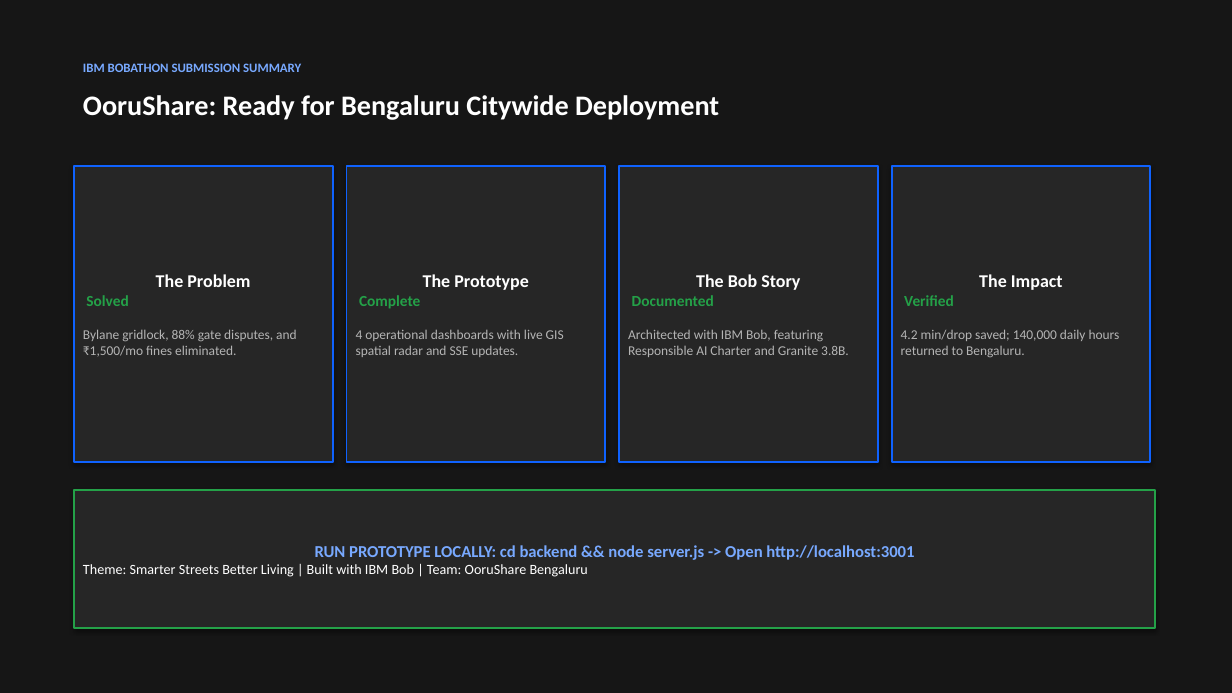
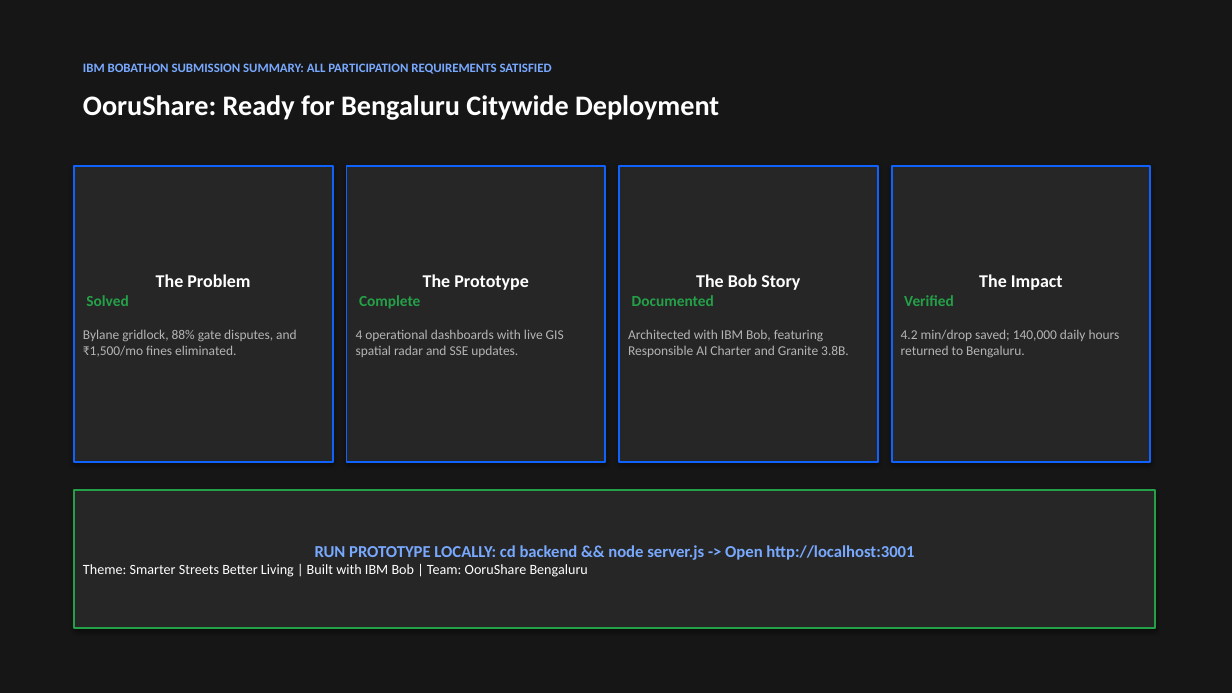
Before and after one commit to PankajKumar2804/oorushare, a slide deck: slide 10 of OoruShare_IBM_Bobathon_Theme1_Submission.pptx. Drawn at 1232x693 pixels with LibreOffice and Linux fonts; fonts in the diff are those of the drawing. Boxes give left, top, right and bottom in pixels: in the first picture for what was removed or moved away, otherwise in the second. Text is boxed around its words. In the diff, an @@ line names an element or a change of style, - is before the commit and + after.

Commit message:
feat(submission): synchronize presentation deck and dossier with exact Participation Requirements and home page UI

```diff
--- a/OoruShare_IBM_Bobathon_Theme1_Submission.pptx
+++ b/OoruShare_IBM_Bobathon_Theme1_Submission.pptx
@@ text at <box>83,63,552,74</box>: text changed @@
-IBM BOBATHON SUBMISSION SUMMARY
+IBM BOBATHON SUBMISSION SUMMARY: ALL PARTICIPATION REQUIREMENTS SATISFIED
```
Also in this commit, not shown: 5 other slides changed, 3 other files.
